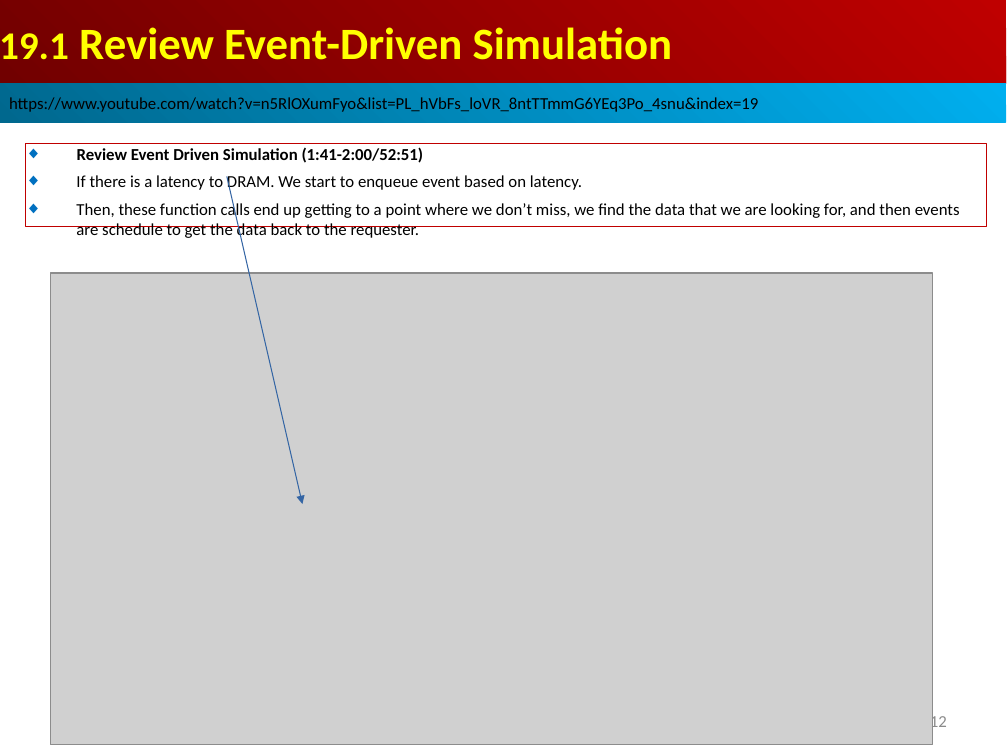
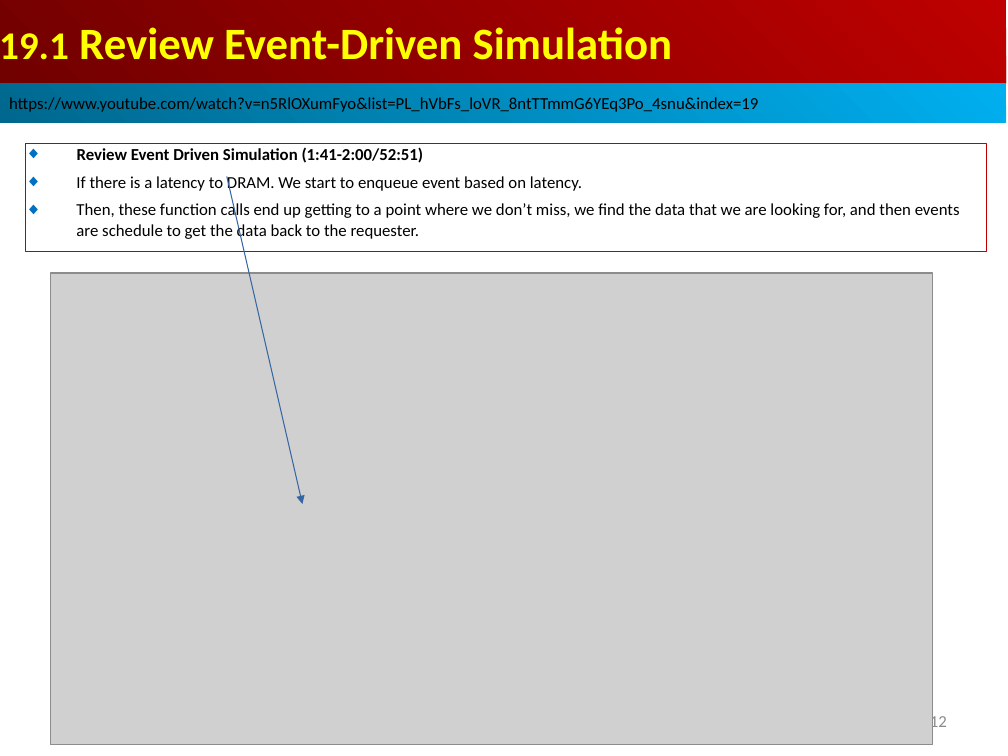
Before and after one commit to peterhchen/AIU_CS850_Gem5_McPAT, a slide deck: slide 12 of 050_Gem5/019.EventDrSim/000_Video/019.EventDrSim.ppt. Drawn at 1008x756 pixels with LibreOffice and Linux fonts; fonts in the diff are those of the drawing; grey boxes stand for pictures. Boxes give left, top, right and bottom in pixels: in the first picture for what was removed or moved away, otherwise in the second. Text is boxed around its words. In the diff, an @@ line names an element or a change of style, - is before the commit and + after.

```diff
--- a/050_Gem5/019.EventDrSim/000_Video/019.EventDrSim.ppt
+++ b/050_Gem5/019.EventDrSim/000_Video/019.EventDrSim.ppt
@@ rectangle "Review Event Driven Simulation (1:41-2:00/52:51)" resized from (x1=25, y1=143, x2=987, y2=227) to (x1=25, y1=143, x2=987, y2=252) @@
```
Also in this commit, not shown: 4 other slides changed, 8 slides added.
